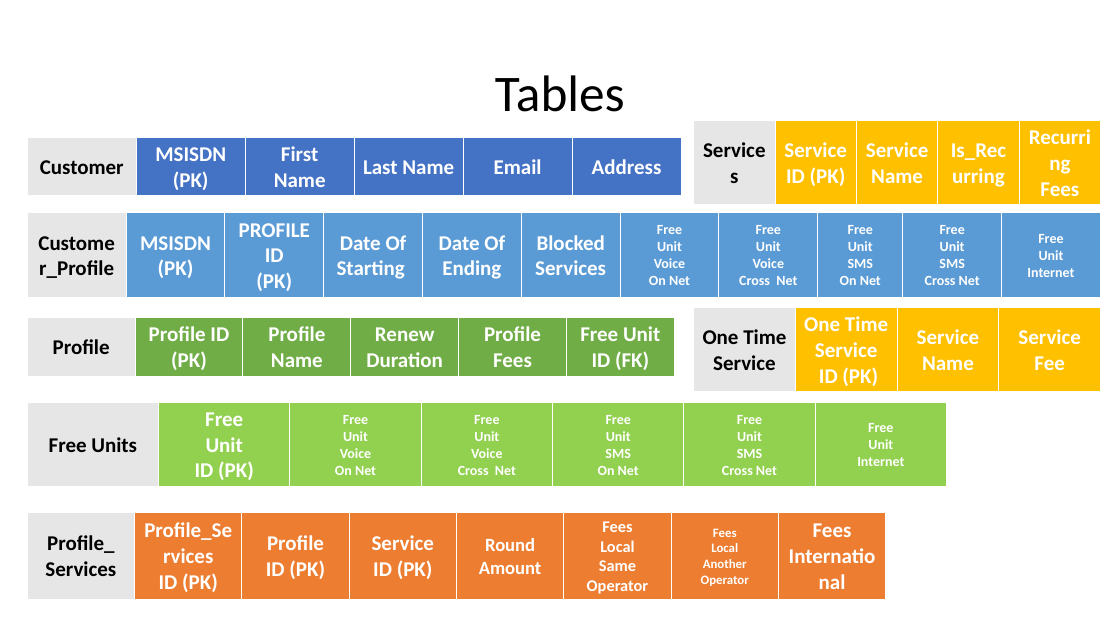
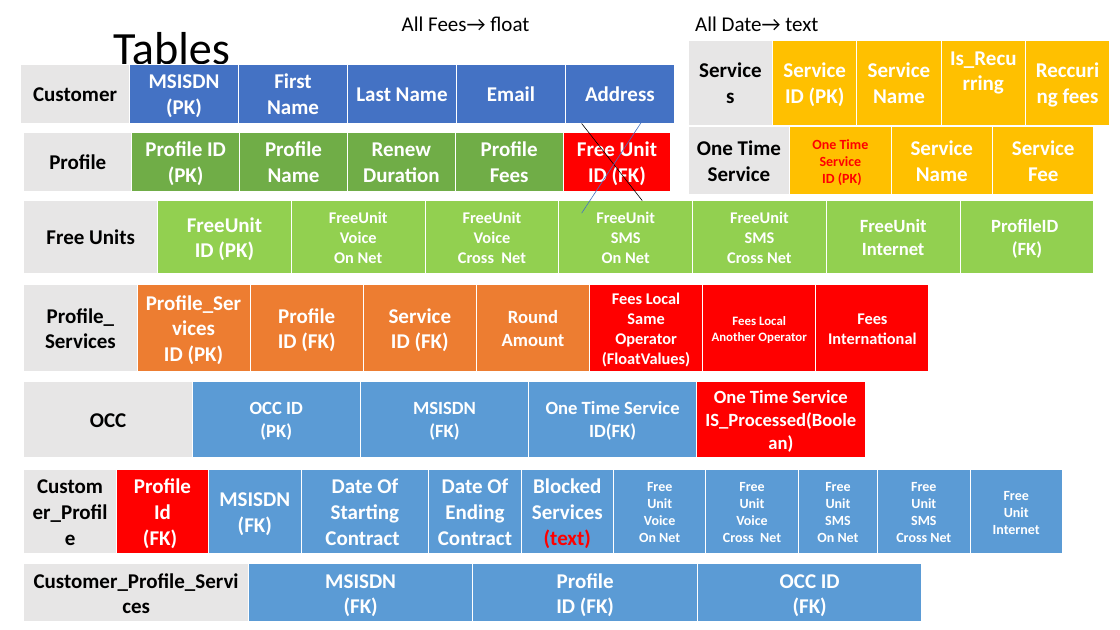
Before and after one commit to qazs13/Billing-Project, a slide deck: slide 5 of Database Documentation/Database Documentation.pptx. Drawn at 1120x630 pixels with LibreOffice and Linux fonts; fonts in the diff are those of the drawing. Boxes give left, top, right and bottom in pixels: in the first picture for what was removed or moved away, otherwise in the second. Text is boxed around its words. In the diff, an @@ line names an element or a change of style, - is before the commit and + after.

```diff
--- a/Database Documentation/Database Documentation.pptx
+++ b/Database Documentation/Database Documentation.pptx
@@ text added at bbox=[402, 16, 818, 31], 18 pt, text #000000 @@
+All Fees→ float All Date→ text
@@ title "Tables" at bbox=[113, 32, 230, 75]: size 44 to 39.6 pt @@
@@ table at bbox=[688, 41, 1108, 329] @@
-row 1, column 5: Recurring Fees
+row 1, column 5: Reccuring fees
@@ table: place and size @@
-table at bbox=[694, 121, 1102, 541]
+table at bbox=[688, 41, 1108, 329]
@@ table: place and size @@
-table at bbox=[27, 138, 682, 197]
+table at bbox=[21, 65, 676, 124]
@@ table at bbox=[24, 133, 669, 192] @@
@@ fill #70AD47 to #FF0000 in row 1, column 6 @@
@@ table: place and size @@
-table at bbox=[27, 318, 672, 557]
+table at bbox=[24, 133, 669, 192]
@@ line added from (581, 124) to (643, 201), #000000 0.5 pt @@
@@ line added from (643, 121) to (581, 213), #4472C4 0.5 pt @@
@@ table at bbox=[688, 127, 1095, 196] @@
@@ size 18 to 12 pt, text colour #FFFFFF to #FF0000 in "One Time Service", "ID (PK)" @@
@@ table: place and size @@
-table at bbox=[694, 308, 1101, 392]
+table at bbox=[688, 127, 1095, 196]
@@ table at bbox=[24, 201, 1092, 444] @@
-column 2: Free / Unit / ID (PK)
-column 3: Free / Unit / Voice / On Net
-column 4: Free / Unit / Voice / Cross Net
-column 5: Free / Unit / SMS / On Net
-column 6: Free / Unit / SMS / Cross Net
-column 7: Free / Unit / Internet
+column 2: FreeUnit / ID (PK)
+column 3: FreeUnit / Voice / On Net
+column 4: FreeUnit / Voice / Cross Net
+column 5: FreeUnit / SMS / On Net
+column 6: FreeUnit / SMS / Cross Net
+column 7: FreeUnit / Internet
+column 8: ProfileID / (FK)
@@ table: place and size @@
-table at bbox=[27, 402, 944, 486]
+table at bbox=[24, 201, 1092, 444]
@@ table at bbox=[24, 285, 931, 523] @@
-row 1: Profile_ / Services | Profile_Services / ID (PK) | Profile / ID (PK) | Service / ID (PK) | Round / Amount | Fees / Local / Same Operator | Fees / Local / Another Operator | Fees / International
+row 1: Profile_ / Services | Profile_Services / ID (PK) | Profile / ID (FK) | Service / ID (FK) | Round / Amount | Fees Local / Same Operator / (FloatValues) | Fees Local / Another Operator | Fees / International
@@ fill #ED7D31 to #FF0000 in 3 cells @@
@@ size 18 to 14 pt in "Fees", "International" @@
@@ table: place and size @@
-table at bbox=[27, 513, 887, 599]
+table at bbox=[24, 285, 931, 523]
@@ table added at bbox=[24, 381, 864, 552], 1 rows, 5 columns @@
+OCC | OCC ID / (PK) | MSISDN / (FK) | One Time Service / ID(FK) | One Time Service / IS_Processed(Boolean)
@@ table at bbox=[24, 470, 1063, 555] @@
-row 1: Customer_Profile | MSISDN / (PK) | PROFILE ID / (PK) | Date Of Starting | Date Of Ending | Blocked / Services | Free / Unit / Voice / On Net | Free / Unit / Voice / Cross Net | Free / Unit / SMS / On Net | Free / Unit / SMS / Cross Net | Free / Unit / Internet
+row 1: Customer_Profile | Profile Id / (FK) | MSISDN / (FK) | Date Of Starting / Contract | Date Of Ending / Contract | Blocked / Services / (text) | Free / Unit / Voice / On Net | Free / Unit / Voice / Cross Net | Free / Unit / SMS / On Net | Free / Unit / SMS / Cross Net | Free / Unit / Internet
@@ fill #5B9BD5 to #FF0000 in row 1, column 2 @@
@@ table: place and size @@
-table at bbox=[27, 213, 1103, 345]
+table at bbox=[24, 470, 1063, 555]
@@ table added at bbox=[24, 564, 921, 623], 1 rows, 4 columns @@
+Customer_Profile_Services | MSISDN / (FK) | Profile / ID (FK) | OCC ID / (FK)
```
Also in this commit, not shown: 1 other slide changed, 1 other file.
